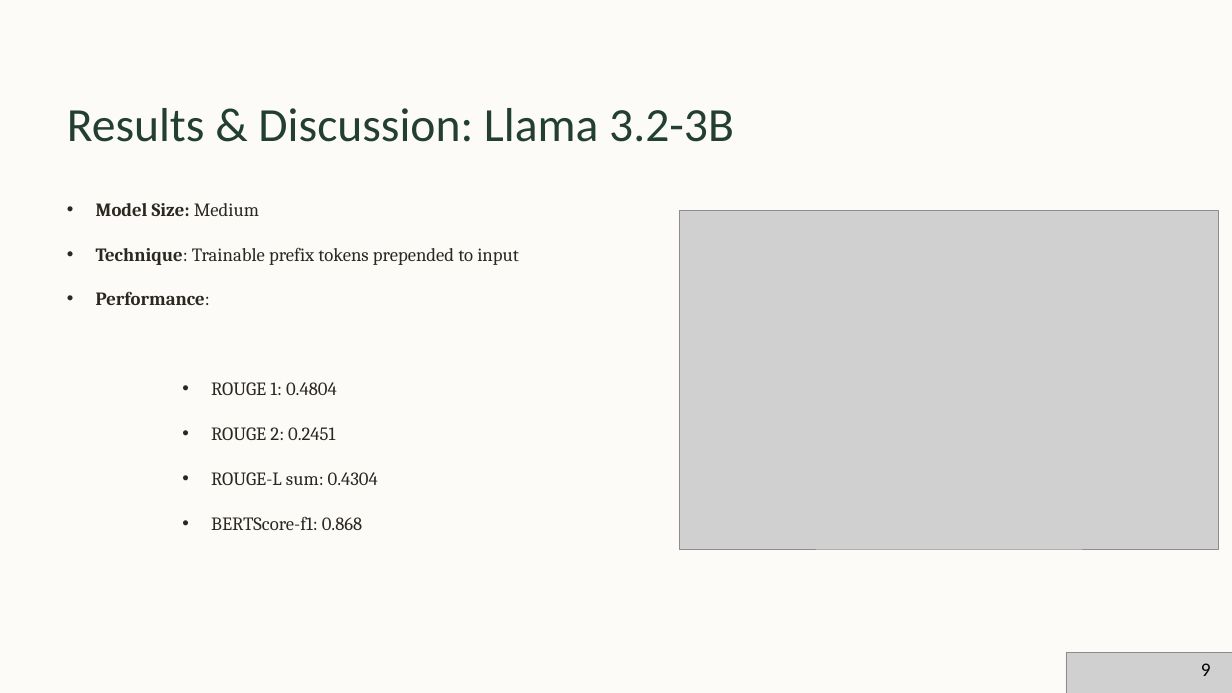
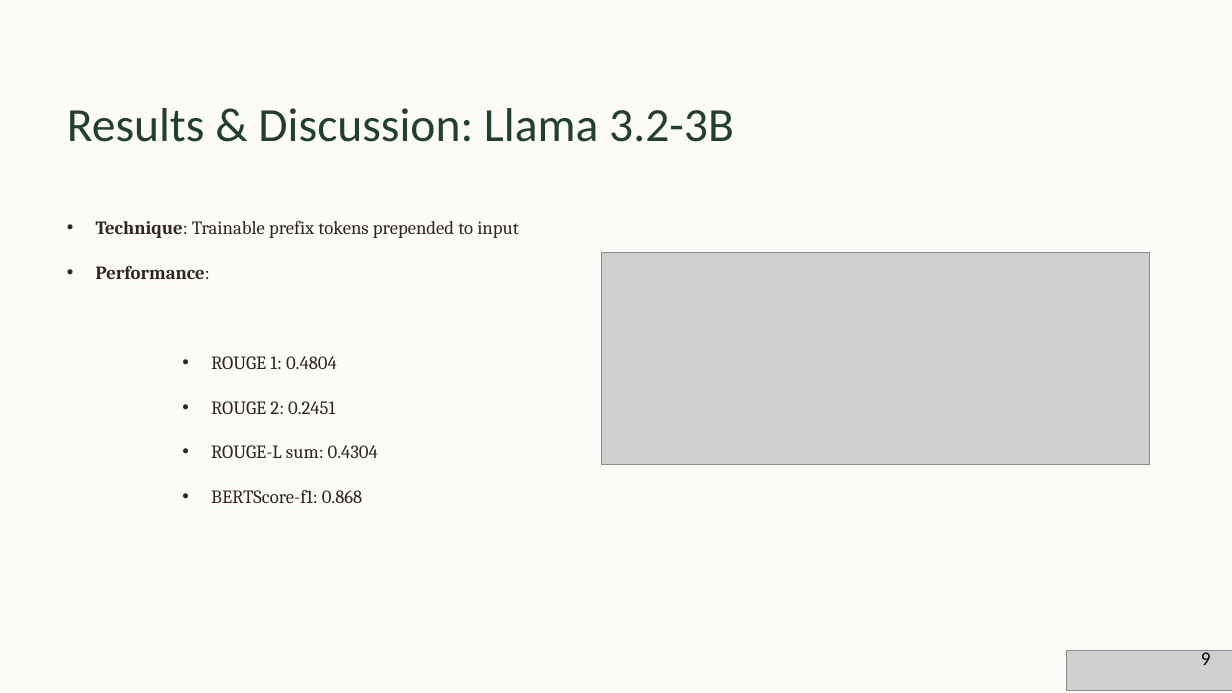
Before and after one commit to Elasfari/SOAP-Automated-Medical-Report-Generator, a slide deck: slide 10 of Presentation.pptx. Drawn at 1232x693 pixels with LibreOffice and Linux fonts; fonts in the diff are those of the drawing; grey boxes stand for pictures; background and template pictures are left out. Boxes give left, top, right and bottom in pixels: in the first picture for what was removed or moved away, otherwise in the second. Text is boxed around its words. In the diff, an @@ line names an element or a change of style, - is before the commit and + after.

```diff
--- a/Presentation.pptx
+++ b/Presentation.pptx
@@ text removed at <box>96,203,259,216</box> @@
-• Model Size: Medium
@@ picture removed at <box>680,210,1219,549</box> @@
@@ picture added at <box>602,253,1150,464</box> @@
@@ 6 texts: place and size @@
-6 texts at <box>96,247,519,530</box>
+6 texts at <box>96,220,519,503</box>
@@ text "9": place and size @@
-text "9" at <box>1201,663,1211,676</box>
+text "9" at <box>1201,649,1211,665</box>
```
Also in this commit, not shown: 6 other slides changed.
